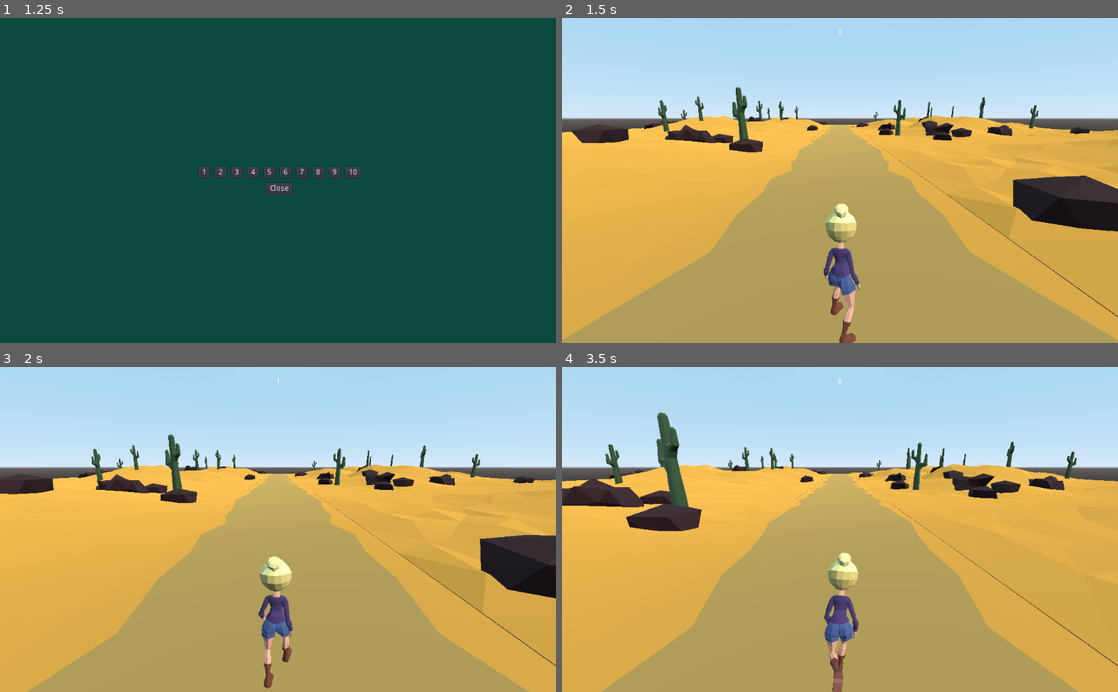
Above: before the commit, frames 1-4 (two rows, left to right).
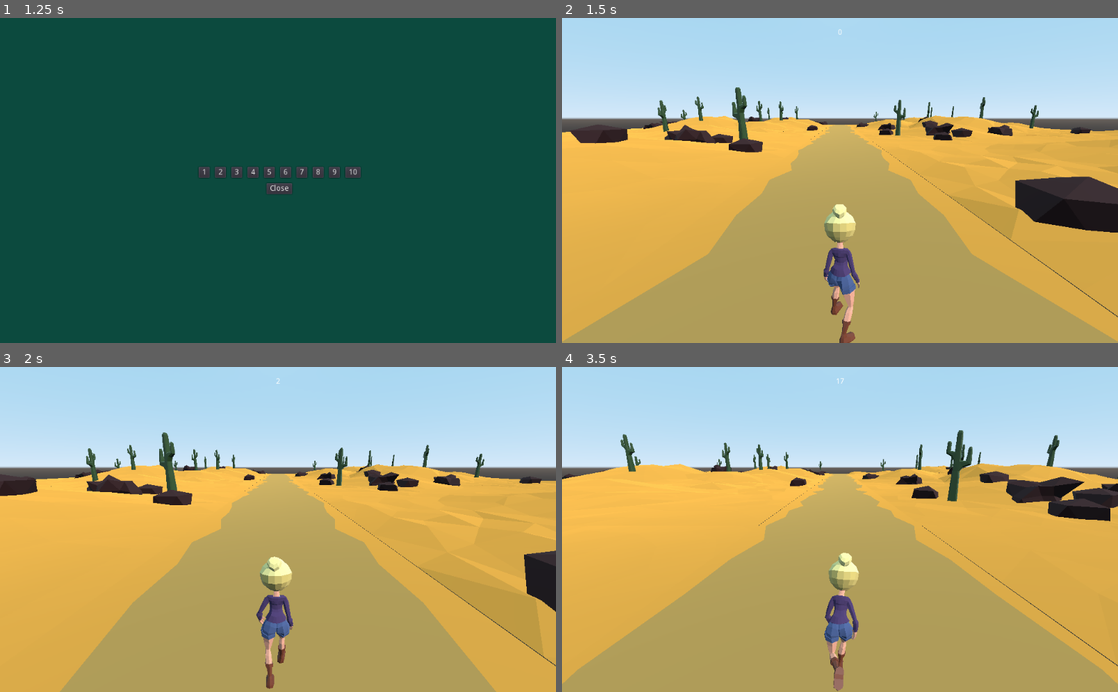
Above: after the commit, the same moments.

Repository: rans0000/math-runner
Game: Godot game, scene res://ui/MainMenu/MainMenu.tscn
Same seed, same stepped clock (60 frames per second), same inputs: the game is played once before the commit and once after it.
Inputs:
- Up to frame 1 (1.25 s): click "1 Player" at 0.5 s
- Up to frame 2 (1.5 s): click "1" at 1.25 s
- Up to frame 3 (2 s): no input
- Up to frame 4 (3.5 s): no input

Frame 1 is identical in both runs. In frame 2, 1.0% of the frame differs, in the area x 0-100%, y 21-100%; in frame 3, 6.1%; in frame 4, 15%, in the area x 0-100%, y 3-100%.

Commit message:
add collision test for strafing movement

Diff:
--- a/Environment/World/World.gd
+++ b/Environment/World/World.gd
@@ -39,7 +39,7 @@
 		var player = player_scene.instance()
 		player.side = i
 		player.id = i
-		player.forward_speed = (i * 10) + 10
+		#player.forward_speed = (i * 10) + 10
 		player.connect("detect_empty_floor", self, "generate_world")
 		player.connect("detect_obsolete_floor", self, "delete_floor")
 		players.append(player)
--- a/Player/Player.gd
+++ b/Player/Player.gd
@@ -29,7 +29,9 @@
 onready var front_feeler = $FrontFeeler
 onready var rear_feeler = $RearFeeler
 onready var score_card = $ScoreCard
-onready var animationTree = $AnimationTree
+onready var animation_tree = $AnimationTree
+onready var left_feeler = $LeftFeeler
+onready var right_feeler = $RightFeeler
 
 
 
@@ -49,7 +51,7 @@
 
 func set_initial_position(_side):
 	transform.origin.x = _side * SIDE_WIDTH
-	animationTree.set(anim_stance, STANCE_IDLE)
+	animation_tree.set(anim_stance, STANCE_IDLE)
 	pass
 
 
@@ -74,11 +76,15 @@
 
 func strafe_sideways(delta):
 	if Input.is_action_just_pressed("move_left_%s" % id):
-		side = SIDE.CENTER if side == SIDE.RIGHT else SIDE.LEFT
-		set_strafe_animation(SIDE.LEFT)
+		left_feeler.force_raycast_update()
+		if !left_feeler.is_colliding():
+			side = SIDE.CENTER if side == SIDE.RIGHT else SIDE.LEFT
+			set_strafe_animation(SIDE.LEFT)
 	elif Input.is_action_just_pressed("move_right_%s" % id):
-		side = SIDE.CENTER if side == SIDE.LEFT else SIDE.RIGHT
-		set_strafe_animation(SIDE.RIGHT)
+		right_feeler.force_raycast_update()
+		if !right_feeler.is_colliding():
+			side = SIDE.CENTER if side == SIDE.LEFT else SIDE.RIGHT
+			set_strafe_animation(SIDE.RIGHT)
 
 	var target_pos = transform.origin
 	target_pos.x = side * ROAD_WIDTH
@@ -100,7 +106,7 @@
 
 
 func set_run_animation(speed):
-	var stance = animationTree.get(anim_stance)
+	var stance = animation_tree.get(anim_stance)
 	var lerpMax = 0
 	if speed < 0.5:
 		lerpMax = STANCE_IDLE
@@ -108,12 +114,12 @@
 		lerpMax = STANCE_WALK
 	else:
 		lerpMax = STANCE_RUN
-	animationTree.set(anim_stance, lerp(stance,lerpMax, 0.05))
+	animation_tree.set(anim_stance, lerp(stance,lerpMax, 0.05))
 	pass
 
 
 
 func set_strafe_animation(strafe_mode):
 	print(strafe_mode)
-	animationTree.set(anim_strafe_mode, strafe_mode)
-	animationTree.set(anim_strafe, true)
+	animation_tree.set(anim_strafe_mode, strafe_mode)
+	animation_tree.set(anim_strafe, true)
--- a/Player/Player.tscn
+++ b/Player/Player.tscn
@@ -152,3 +152,15 @@
 transform = Transform( -1, 0, -3.25841e-07, 0, 1, 0, 3.25841e-07, 0, -1, 0, 0, 0 )
 
 [node name="PlayerModel" parent="PlayerSpatial" instance=ExtResource( 3 )]
+
+[node name="LeftFeeler" type="RayCast" parent="."]
+transform = Transform( 1, 0, 0, 0, 1, 0, 0, 0, 1, 0, 1, 0 )
+enabled = true
+cast_to = Vector3( -1.5, 0, 0 )
+collision_mask = 4
+
+[node name="RightFeeler" type="RayCast" parent="."]
+transform = Transform( 1, 0, 0, 0, 1, 0, 0, 0, 1, 0, 1, 0 )
+enabled = true
+cast_to = Vector3( 1.5, 0, 0 )
+collision_mask = 4
